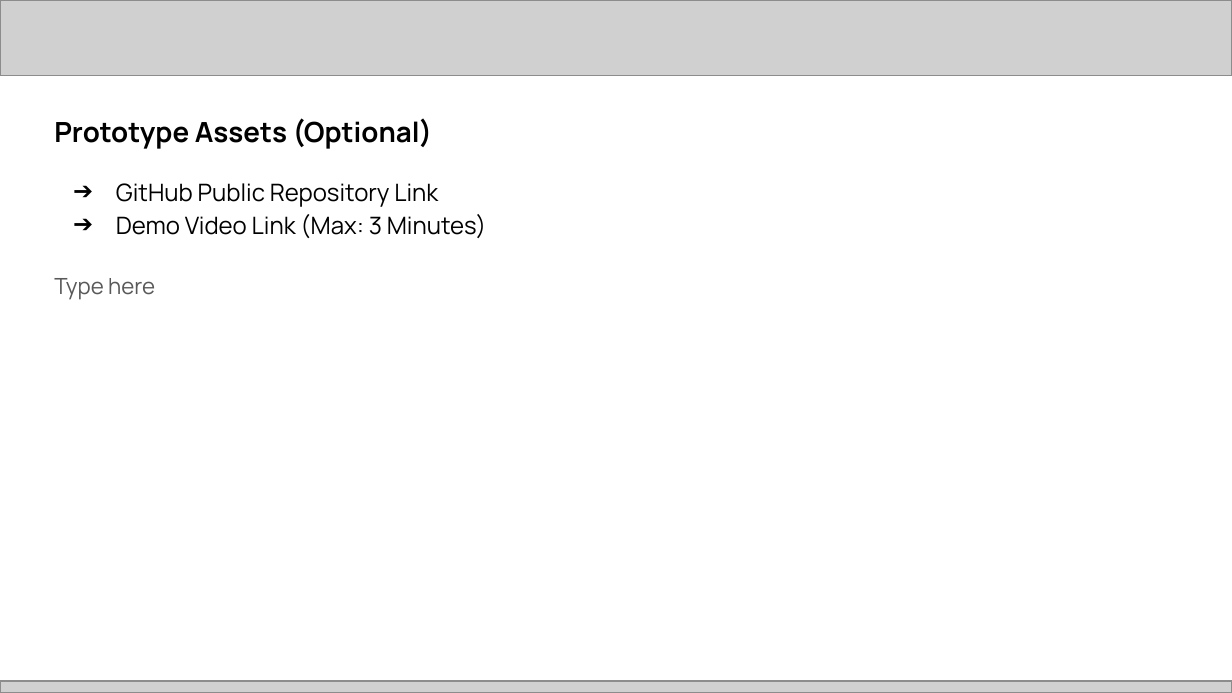
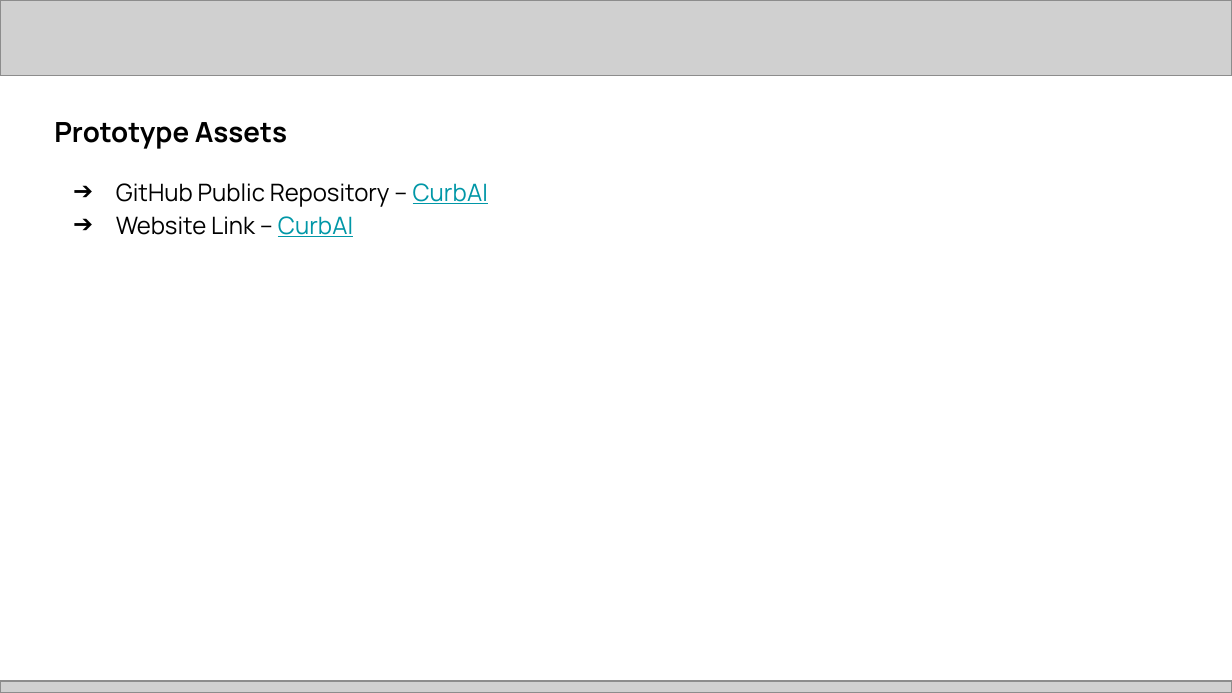
Before and after one commit to ChanchalTaye/Curb-AI, a slide deck: slide 11 of Project Submission Deck _ AMD Slingshot.pptx. Drawn at 1232x693 pixels with LibreOffice and Linux fonts; fonts in the diff are those of the drawing; grey boxes stand for pictures. Boxes give left, top, right and bottom in pixels: in the first picture for what was removed or moved away, otherwise in the second. Text is boxed around its words. In the diff, an @@ line names an element or a change of style, - is before the commit and + after.

Commit message:
Save local progress before merging Curb-AI

```diff
--- a/Project Submission Deck _ AMD Slingshot.pptx
+++ b/Project Submission Deck _ AMD Slingshot.pptx
@@ title at bbox=[54, 122, 287, 149]: text changed @@
-Prototype Assets (Optional)
+Prototype Assets
@@ text at bbox=[116, 183, 488, 237]: text changed @@
-➔ GitHub Public Repository Link
-➔ Demo Video Link (Max: 3 Minutes)
+➔ GitHub Public Repository – CurbAI
+➔ Website Link – CurbAI
@@ subtitle removed at bbox=[54, 278, 155, 299] @@
-Type here
```
Also in this commit, not shown: 10 other slides changed, 3 slides removed, 26 other files.
